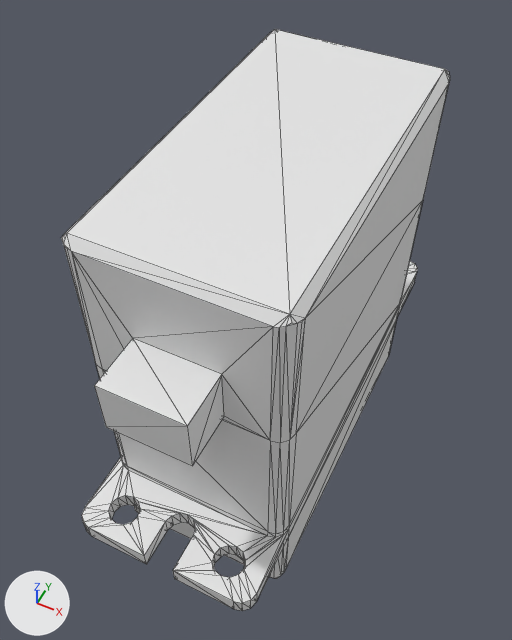
The OBJ model data/robotDesigner/meshes/TGY306G_wheelMotor.obj: old version first, new version second.
Rendered twice from a camera (50 mm lens) standing at (0.0131, -0.0234, 0.0533) and looking at (-0.0015, 0.0059, 0.0166). Lighting does not change. The marker at lower left points along +X, +Y and +Z. Mesh edges are drawn as thin lines. Where no turn or scale is listed for an object, it has been applied to the vertices. Vertices at the same position are counted once.

Before the edit, the objects in view are built like this:
```python
me_2 = bpy.data.meshes.new('2')
me_2.from_pydata(...)  # 368 vertices, 748 faces; spans x -0.0061..0.0061, y -0.0103..0.0217, z -0.0001..0.0317
ob_2 = bpy.data.objects.new('2', me_2)
ob_2.location = (0.0, 0.0, 0.0)
```
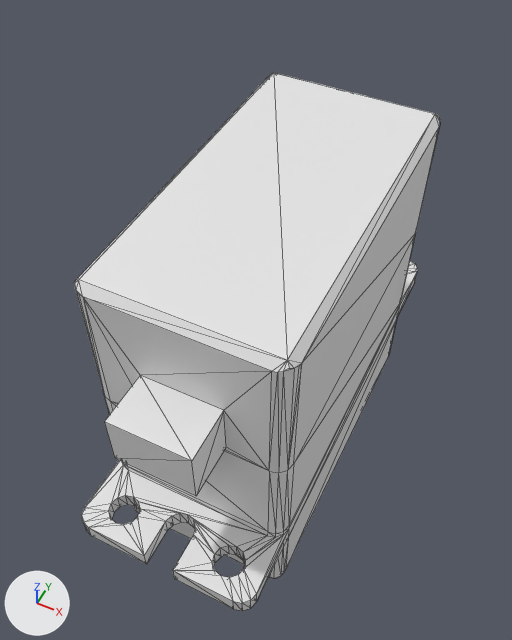
The newer file is also turned or shifted as a whole; pictures and numbers use the older file's frame.

Pixel boxes (x1, y1, x2, y2) of what changed, in the pictures (512 x 640 px; the box of a moved part takes in the faces that stretch with it):
'2', reshaped (8% shorter)
    before: (61, 29, 450, 611)
    after: (74, 73, 440, 611)
part 1 of me_2, moved or reshaped
    before: (61, 29, 450, 531)
    after: (74, 73, 440, 531)

The change in detail:
me_2 has 368 vertices, 748 faces and spans x -0.0061..0.0061, y -0.0103..0.0217, z -0.0001..0.0317.
me_2 is used by ob_2; location (0.0, 0.0, 0.0).
me_2 part 1: all 56 vertices in x -0.0061..0.0061, y -0.009..0.0172, z 0.0225..0.0317 are moved by (0.0, 0.0, -0.003).
